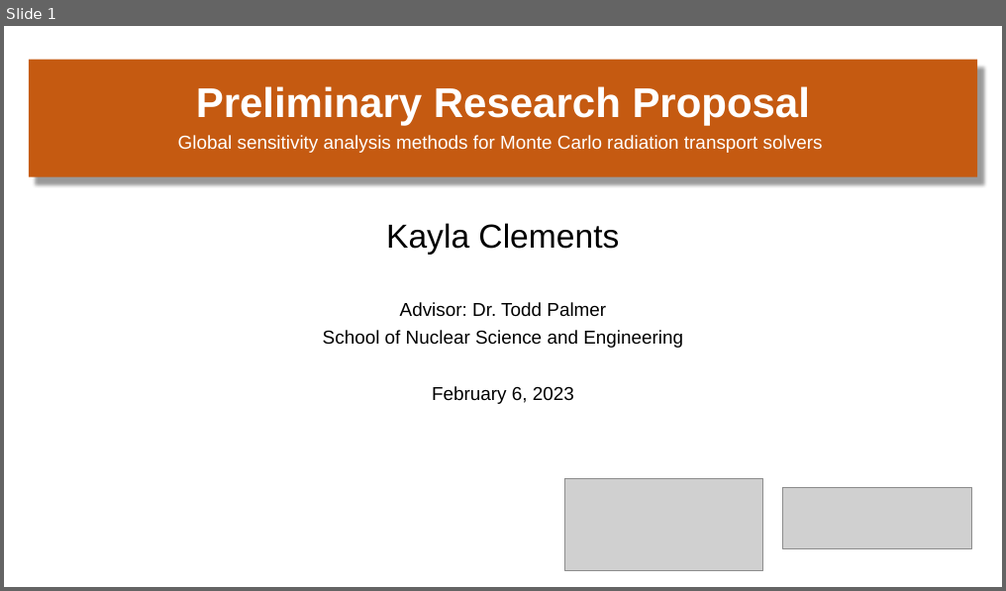
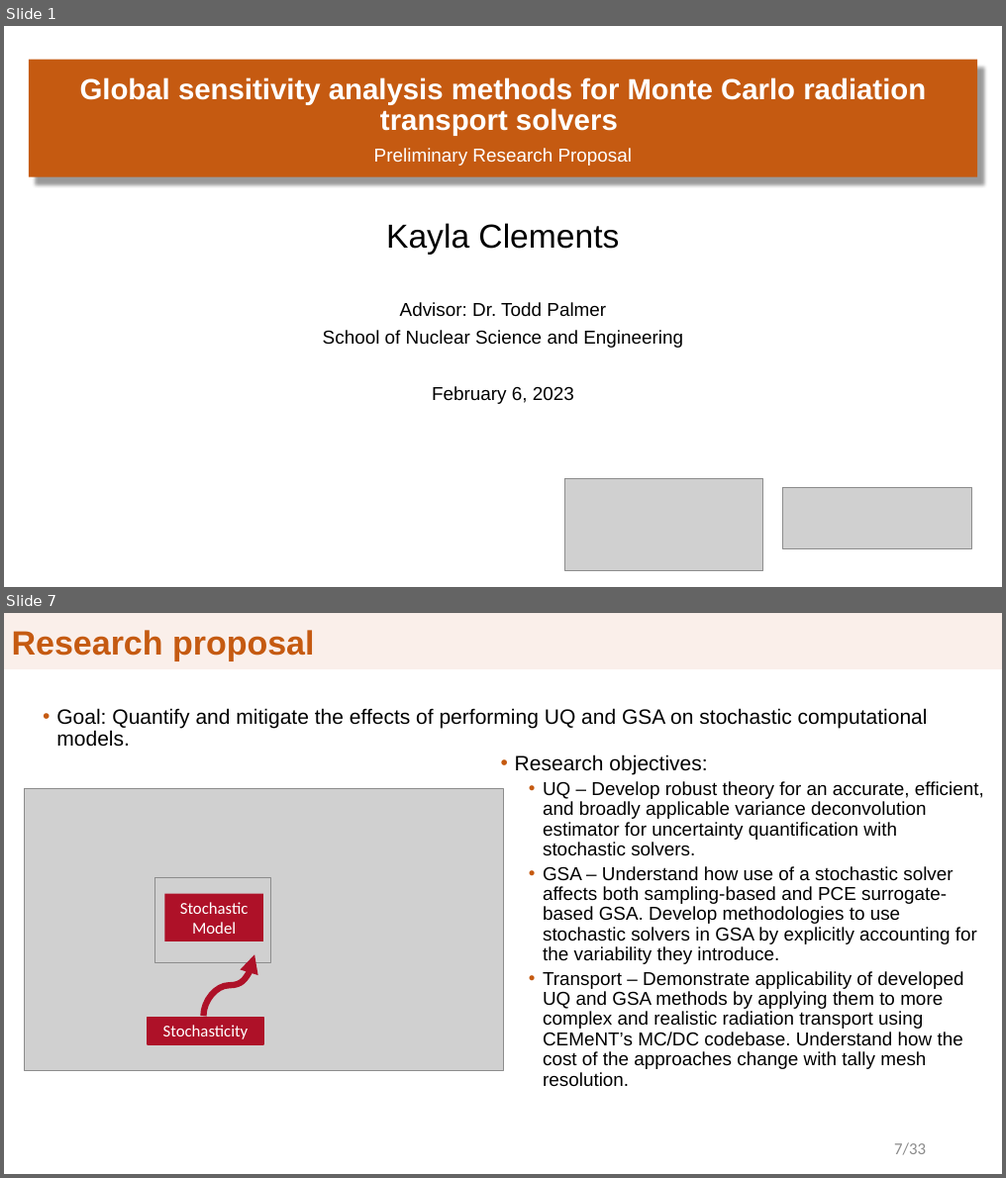
Before and after one commit to clemekay/preliminary-exam, a slide deck: Prelim_presentation.pptx. Shown one above the other, each under a label of ours: slide 1 before the commit, slides 1 and 7 after it; the slides between them are not shown. The pictures are 1006x591 and 1006x1178 pixels, drawn with LibreOffice and Linux fonts; fonts in the diff are those of the drawing; grey boxes stand for pictures; background and template pictures are left out. Boxes give left, top, right and bottom in pixels: in the first picture for what was removed or moved away, otherwise in the second. Text is boxed around its words. In the diff, an @@ line names an element or a change of style, - is before the commit and + after.

```diff
--- a/Prelim_presentation.pptx
+++ b/Prelim_presentation.pptx
@@ slide 7 added at (4,613,1002,1174), background #FFFFFF @@
@@ title added at (4,613,1002,668), fill #FAEFEA, outline #FAEFEA 0.75 pt, 32.4 pt, text #C55A11, bold @@
+Research proposal
@@ rectangle added at (822,613,1002,668), fill #FAEFEA, outline #FAEFEA 1 pt @@
@@ text added at (56,708,928,747), 20 pt, text #000000 @@
+• Goal: Quantify and mitigate the effects of performing UQ and GSA on stochastic computational models.
@@ text added at (515,755,984,1087), 18 pt, text #000000 @@
+• Research objectives:
+  • UQ – Develop robust theory for an accurate, efficient, and broadly applicable variance deconvolution estimator for uncertainty quantification with stochastic solvers.
+  • GSA – Understand how use of a stochastic solver affects both sampling-based and PCE surrogate- based GSA. Develop methodologies to use stochastic solvers in GSA by explicitly accounting for the variability they introduce.
+  • Transport – Demonstrate applicability of developed UQ and GSA methods by applying them to more complex and realistic radiation transport using CEMeNT’s MC/DC codebase. Understand how the cost of the approaches change with tally mesh resolution.
@@ picture added at (24,789,503,1070) @@
@@ picture added at (155,878,271,962) @@
@@ rectangle added at (165,894,263,942), fill #AE1128, 16 pt, text #FFFFFF @@
+Stochastic Model
@@ curved arrow added from (203, 1017) to (254, 956), #AE1128 6 pt @@
@@ rectangle added at (148,1017,263,1045), fill #AE1128, outline #AE1128 1.5 pt, 16 pt, text #FFFFFF @@
+Stochasticity
@@ page number added at (894,1143,926,1156), 16 pt, text #8C8C8C @@
+7/33
@@ slide 1 changed as well @@
@@ title at (80,77,926,136): text changed; size 40 to 28 pt @@
-Preliminary Research Proposal
+Global sensitivity analysis methods for Monte Carlo radiation transport solvers
@@ subtitle at (374,148,633,166): text changed @@
-Global sensitivity analysis methods for Monte Carlo radiation transport solvers
+Preliminary Research Proposal
```
Also in this commit, not shown: 7 other slides changed, 41 other slides added, 6 slides removed, 1 other file.
